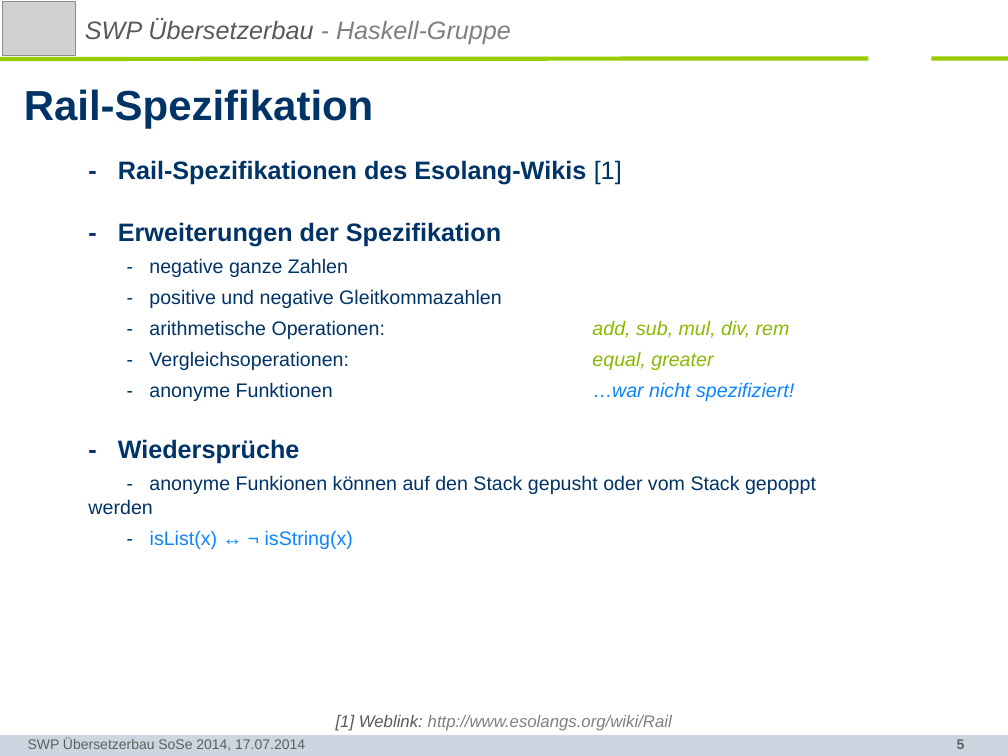
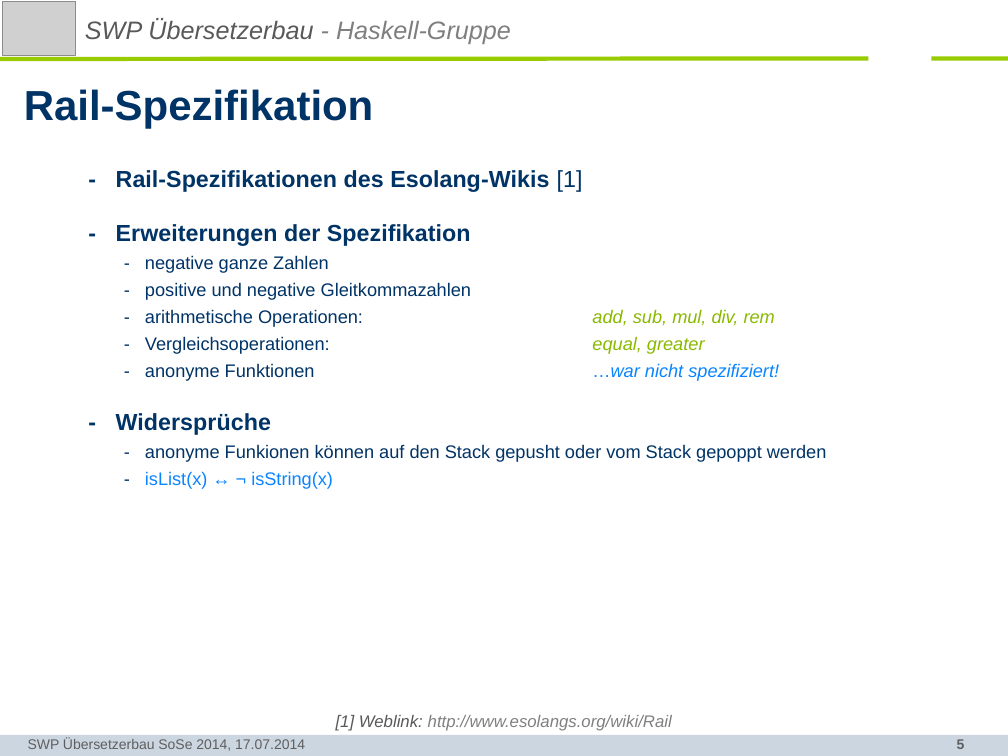
Before and after one commit to SWP-Ubau-SoSe2014-Haskell/SWPSoSe14, a slide deck: slide 5 of documentation/SWPSoSe14MS3.ppt. Drawn at 1008x756 pixels with LibreOffice and Linux fonts; fonts in the diff are those of the drawing; grey boxes stand for pictures; background and template pictures are left out. Boxes give left, top, right and bottom in pixels: in the first picture for what was removed or moved away, otherwise in the second. Text is boxed around its words. In the diff, an @@ line names an element or a change of style, - is before the commit and + after.

```diff
--- a/documentation/SWPSoSe14MS3.ppt
+++ b/documentation/SWPSoSe14MS3.ppt
@@ text "- Rail-Spezifikationen des Esolang-Wikis [1]" moved from (x1=88, y1=160, x2=816, y2=549) to (x1=116, y1=170, x2=827, y2=489) @@
@@ text at (x1=116, y1=170, x2=827, y2=489): size 18 to 16.6 pt in "- Rail-Spezifikationen des Esolang-Wikis [1]", "- Erweiterungen der Spezifikation"; size 14 to 12.9 pt in "- negative ganze Zahlen", "- positive und negative Gleitkommazahlen", "- arithmetische Operationen: add, sub, mul, div, ...", "- Vergleichsoperationen: equal, greater" and 3 more places; line spacing 1.02 to 0.92 @@
@@ text at (x1=116, y1=413, x2=271, y2=435): text changed; size 18 to 16.6 pt @@
-- Wiedersprüche
+- Widersprüche
```
Also in this commit, not shown: 3 other slides changed, 1 slide added, 2 slides removed.
